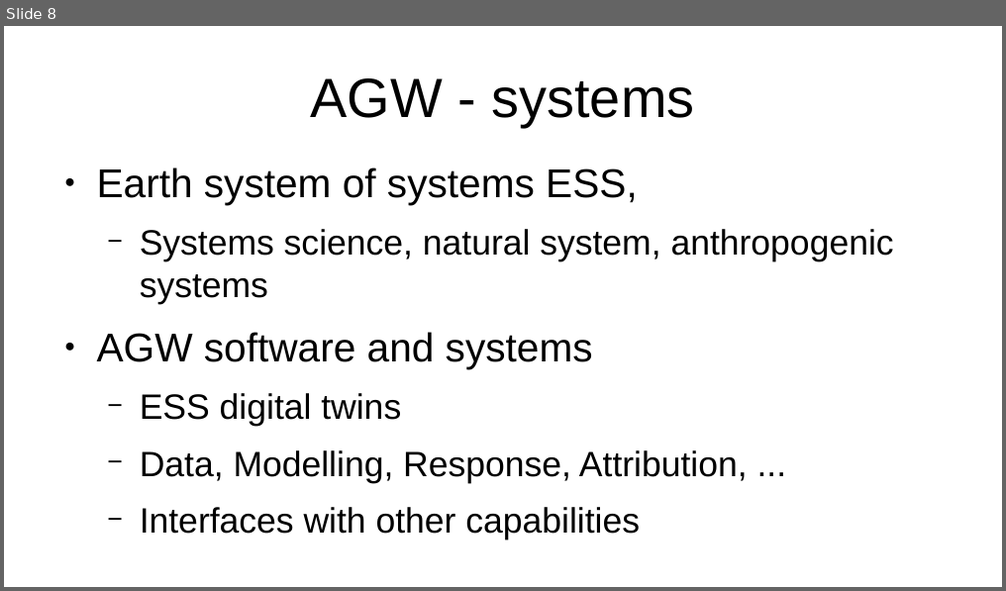
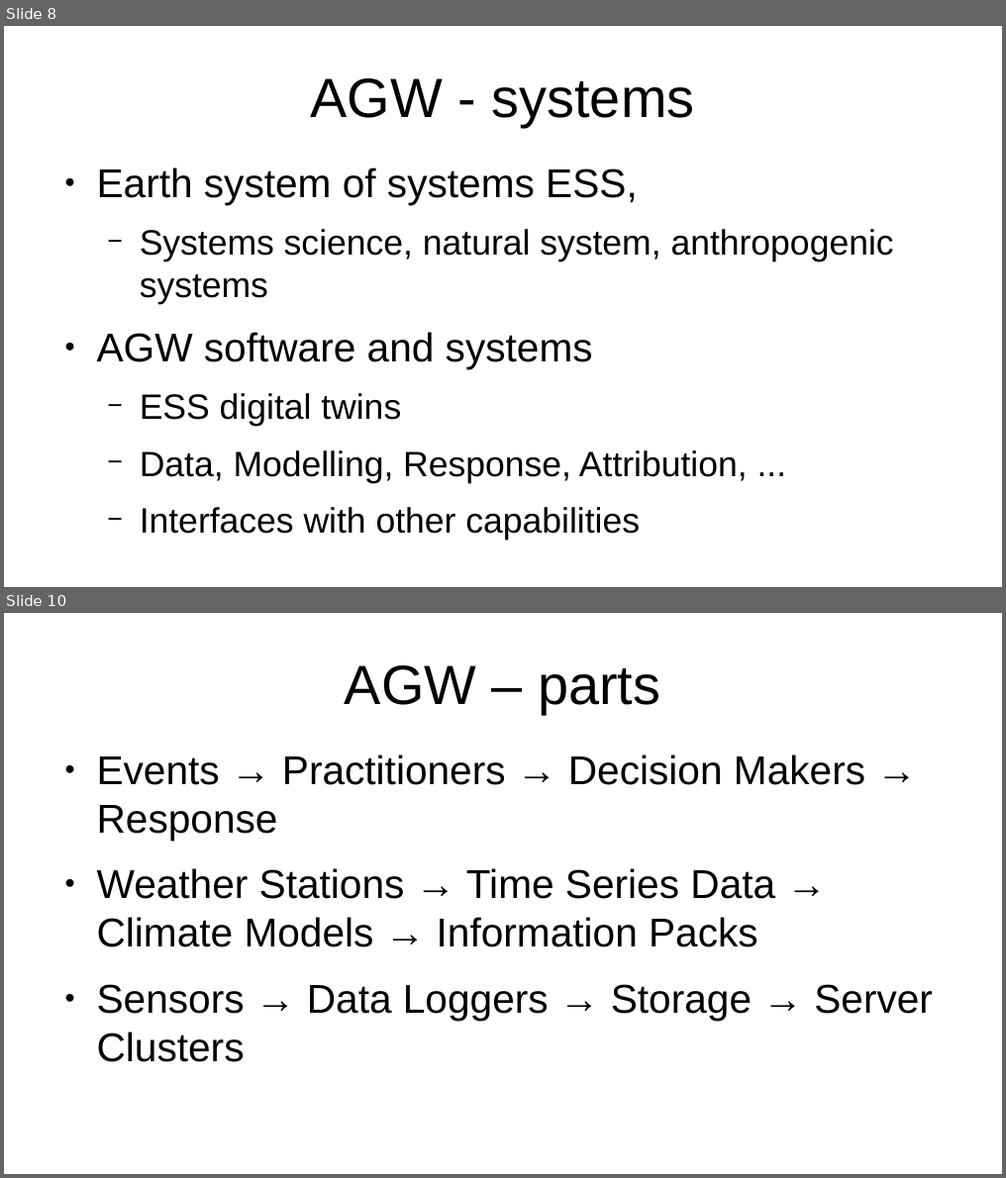
Before and after one commit to YorkEarwaker/Climate-Model, a slide deck: ppm/anthropogenic-global-warming-context.odp. Shown one above the other, each under a label of ours: slide 8 before the commit, slides 8 and 10 after it; the slides between them are not shown. The pictures are 1006x591 and 1006x1178 pixels, drawn with LibreOffice and Linux fonts; fonts in the diff are those of the drawing. Boxes give left, top, right and bottom in pixels: in the first picture for what was removed or moved away, otherwise in the second. Text is boxed around its words. In the diff, an @@ line names an element or a change of style, - is before the commit and + after.

```diff
--- a/ppm/anthropogenic-global-warming-context.odp
+++ b/ppm/anthropogenic-global-warming-context.odp
@@ slide 10 added at bbox=[4, 613, 1002, 1174], background #FFFFFF @@
@@ title added at bbox=[345, 665, 660, 714], 44 pt, text #000000 @@
+AGW – parts
@@ text added at bbox=[97, 755, 933, 1062], 32 pt, text #000000 @@
+● Events → Practitioners → Decision Makers → Response
+● Weather Stations → Time Series Data → Climate Models → Information Packs
+● Sensors → Data Loggers → Storage → Server Clusters
```
Also in this commit, not shown: 5 slides changed.
